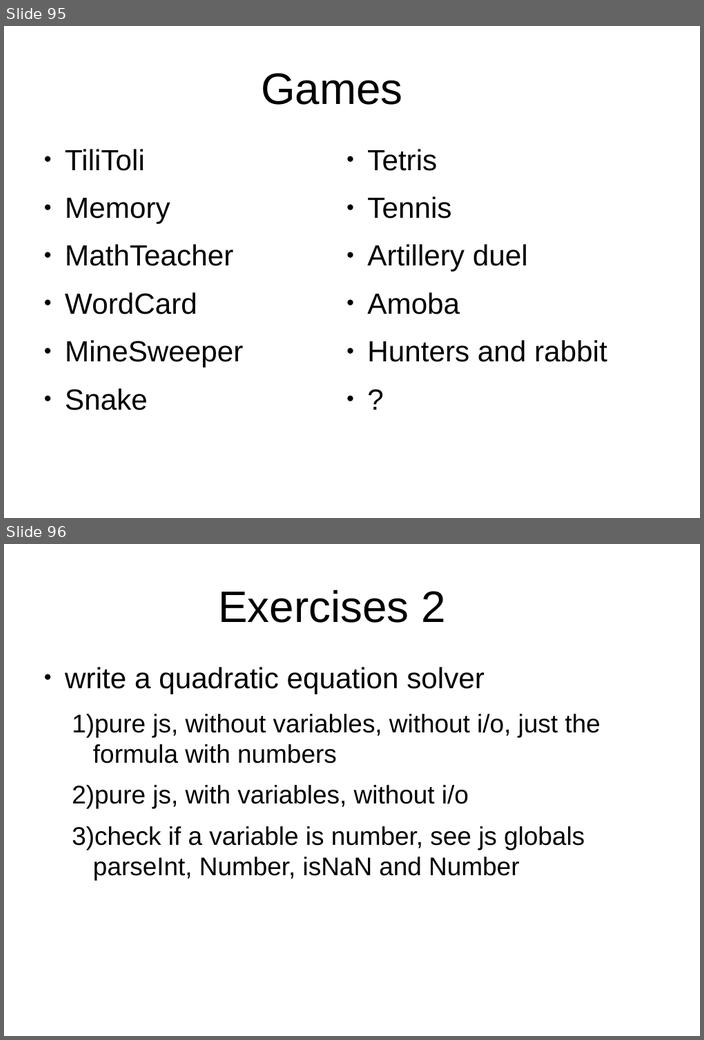
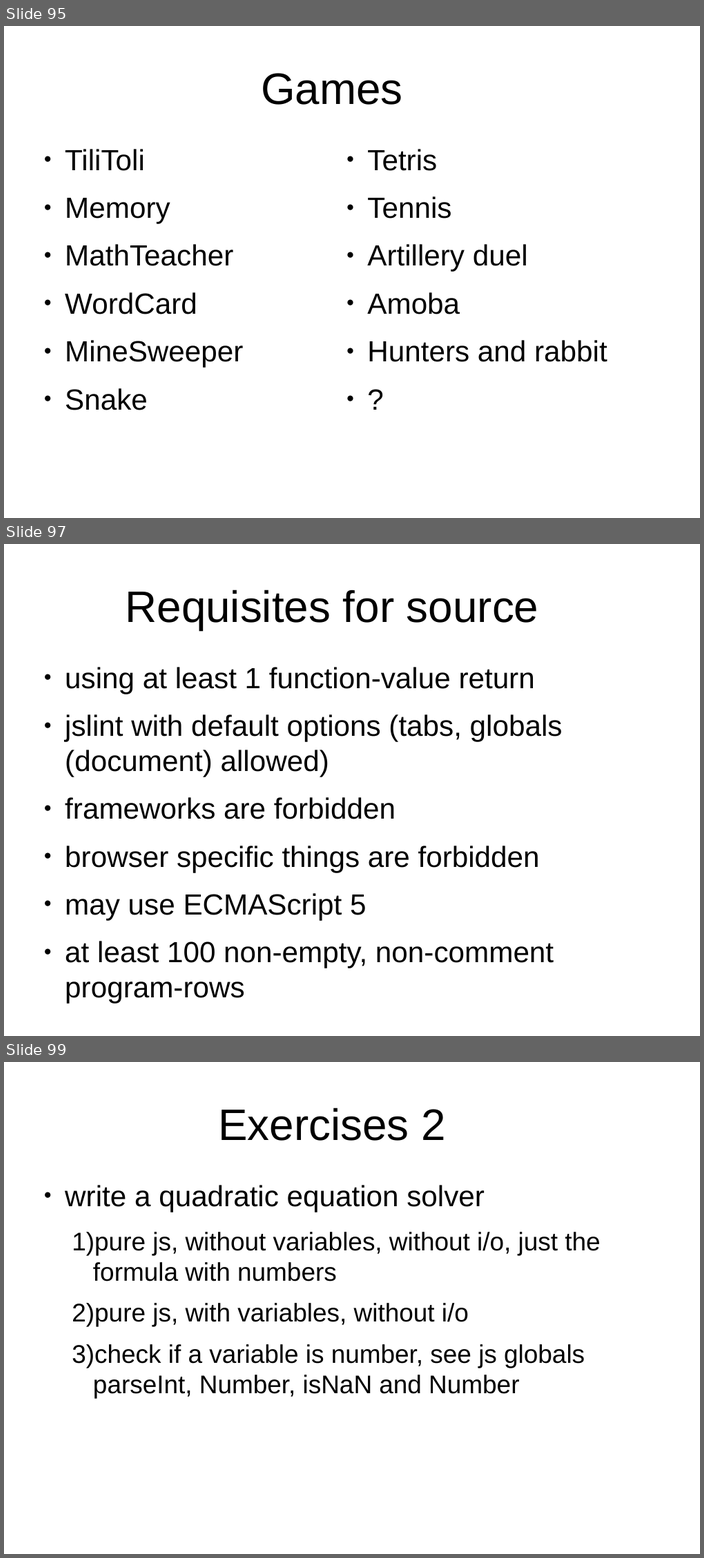
Before and after one commit to peterborkuti/other, a slide deck: JavaScriptBasics/jsbasics-slide.odp. Shown one above the other, each under a label of ours: slides 95 and 96 before the commit, slides 95, 97 and 99 after it; the slides between them are not shown. The pictures are 704x1040 and 704x1558 pixels, drawn with LibreOffice and Linux fonts; fonts in the diff are those of the drawing; background and template pictures are left out. Boxes give left, top, right and bottom in pixels: in the first picture for what was removed or moved away, otherwise in the second. Text is boxed around its words. In the diff, an @@ line names an element or a change of style, - is before the commit and + after.

Commit message:
functions

```diff
--- a/JavaScriptBasics/jsbasics-slide.odp
+++ b/JavaScriptBasics/jsbasics-slide.odp
@@ slide 97 added at [4,544,700,1036], background #FFFFFF @@
@@ title added at [125,590,538,630], 53.3 pt, text #000000 @@
+Requisites for source
@@ text added at [65,667,562,1003], 35.3 pt, text #000000 @@
+● using at least 1 function-value return
+● jslint with default options (tabs, globals (document) allowed)
+● frameworks are forbidden
+● browser specific things are forbidden
+● may use ECMAScript 5
+● at least 100 non-empty, non-comment program-rows
@@ what was slide 96 is now slide 99 @@
```
Also in this commit, not shown: 1 slide changed, 2 other slides added, 6 other files.
